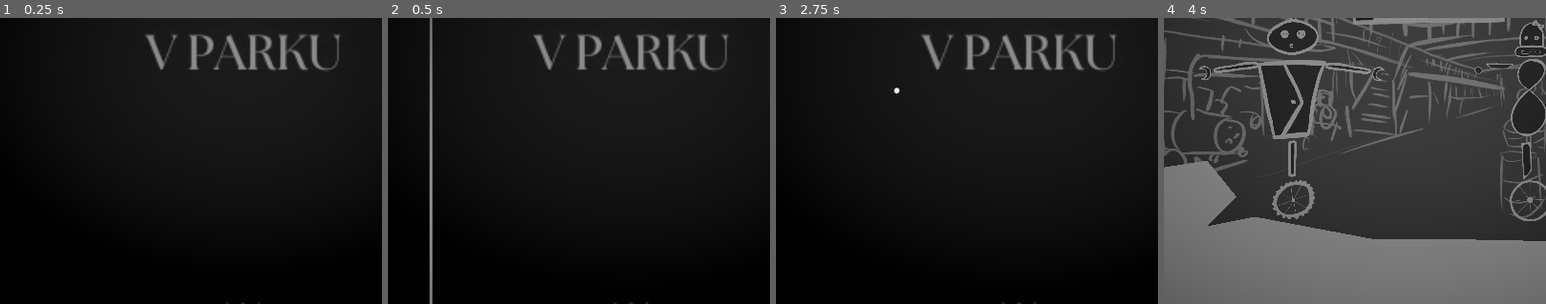
Above: before the commit, frames 1-4 (left to right).
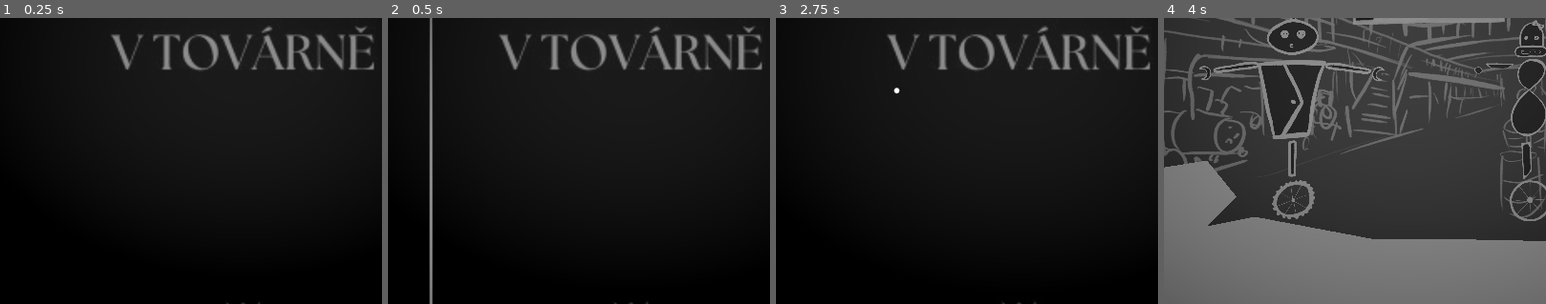
Above: after the commit, the same moments.

Repository: tombuben/KrehkeRobotickeSpoje
Game: Godot game, scene res://level_3.tscn
The game is run twice, just before and just after one commit, with the same random seed, the same clock (stepped at 60 frames per second) and the same inputs. This scene is started directly instead of the project's main scene. Video files are missing from this copy of the repository; at most half a second of black plays in their place.
Inputs (mouse positions are % of the whole screen's width and height, from its top left):
- Up to frame 1 (0.25 s): no input
- Up to frame 2 (0.5 s): no input
- Up to frame 3 (2.75 s): move the mouse to (72, 45) at 0.52 s; hold D (Player1Right) 0.53-1.28 s; tap K (Player2Down) at 0.6 s; move the mouse to (30, 55) at 1.27 s; hold S (Player1Down) 1.28-2.03 s; tap J (Player2Left) at 1.35 s; move the mouse to (60, 28) at 2.02 s; hold D (Player1Right) from 2.03 s (still down); tap L (Player2Right) at 2.1 s
- Up to frame 4 (4 s): move the mouse to (45, 70) at 2.77 s; release D (Player1Right) at 2.78 s; hold W (Player1Up) 2.78-3.53 s; tap I (Player2Up) at 2.85 s; move the mouse to (80, 65) at 3.52 s; hold A (Player1Left) from 3.53 s (still down); hold C (SwitchCamera) from 3.53 s (still down)
The pictures show only the part of the screen within x 18-68%, y 42-92%; the shares and areas given below are measured in that part.

The runs differ from the first frame. In frame 1, 4.2% of the frame differs, in the area x 29-98%, y 2-19%; in frame 2, 4.2%; in frame 3, 4.2%; in frame 4, nothing differs.

Commit message:
pridano intro do levelu 3

Diff:
--- a/level_3.tscn
+++ b/level_3.tscn
@@ -15,7 +15,6 @@
 [ext_resource type="AudioStream" uid="uid://b4byxkqdtauj8" path="res://audio/chrocht.ogg" id="10_7cydc"]
 [ext_resource type="Script" path="res://CameraSwitcher.gd" id="10_momg8"]
 [ext_resource type="Script" path="res://StoryboardPlayer.gd" id="11_4s1fs"]
-[ext_resource type="Texture2D" uid="uid://bmkvdjqy6w6c5" path="res://art/storyboard/park/park_uvod.jpg" id="12_l4ceb"]
 [ext_resource type="Texture2D" uid="uid://b2sjmhwbkatxu" path="res://art/carry_stuff/krabice_rozbalena.png" id="12_lv37r"]
 [ext_resource type="Texture2D" uid="uid://c0fuai8ej7745" path="res://art/storyboard/park/park_intro_1.jpg" id="13_s1v1l"]
 [ext_resource type="Script" path="res://storyboard.gd" id="14_4r3rw"]
@@ -25,11 +24,14 @@
 [ext_resource type="Texture2D" uid="uid://b48vvymwnywke" path="res://art/dite/ditekolo.png" id="16_g05kt"]
 [ext_resource type="Texture2D" uid="uid://bopokpmxfmo11" path="res://art/ona/onapacka.png" id="17_dcnny"]
 [ext_resource type="Texture2D" uid="uid://cthr2qd7e12vc" path="res://art/ona/onatelo.png" id="18_sni5s"]
+[ext_resource type="Texture2D" uid="uid://cjonqwu4pp56p" path="res://art/storyboard/tovarna/tovarna_uvod.jpg" id="19_fv8cg"]
 [ext_resource type="Texture2D" uid="uid://bqe6mocn50xv8" path="res://art/storyboard/game_over.png" id="19_j7lwc"]
 [ext_resource type="Texture2D" uid="uid://ceptg82arg2hg" path="res://art/ona/onahlava.png" id="19_rapbs"]
 [ext_resource type="Texture2D" uid="uid://c0lwgq4gj68is" path="res://art/ona/onanoha.png" id="20_lyubu"]
+[ext_resource type="Texture2D" uid="uid://b18detd614io1" path="res://art/storyboard/tovarna/tovarna_intro_1.jpg" id="21_frkkm"]
 [ext_resource type="Texture2D" uid="uid://p1sbcuoqfn75" path="res://art/ona/onakolo.png" id="21_srbad"]
 [ext_resource type="Texture2D" uid="uid://crofsfjf38tq4" path="res://art/sisoun/sisoun-postava.png" id="22_mdn6t"]
+[ext_resource type="Texture2D" uid="uid://cx7n7hgudj2pw" path="res://art/storyboard/tovarna/tovarna_intro_2.jpg" id="22_oc3lh"]
 [ext_resource type="Texture2D" uid="uid://clh7501p8cbld" path="res://art/sisoun/sisoun-telo.png" id="23_h3o8g"]
 [ext_resource type="Texture2D" uid="uid://70hm3vid177x" path="res://art/sisoun/sisoun-hlava.png" id="24_e0c0j"]
 [ext_resource type="Texture2D" uid="uid://bbj7mtygx3blu" path="res://art/sisoun/sisoun-ruka.png" id="25_ycosf"]
@@ -201,15 +203,14 @@
 script = ExtResource("10_momg8")
 gameplayCamera = NodePath("../CameraCenterer/CharactersCamera")
 
-[node name="StoryboardPlayer" type="Camera2D" parent="CameraSwitcher" node_paths=PackedStringArray("gameTitle", "gameStart", "gameEnd", "gameOver")]
+[node name="StoryboardPlayer" type="Camera2D" parent="CameraSwitcher" node_paths=PackedStringArray("gameTitle", "gameStart", "gameOver")]
 position = Vector2(-998, -1504)
 zoom = Vector2(1.75, 1.75)
 position_smoothing_enabled = true
 position_smoothing_speed = 10.0
 script = ExtResource("11_4s1fs")
 gameTitle = NodePath("../../Storyboard/TovarnaUvod")
-gameStart = [NodePath("../../Storyboard/BojODite1/TovarnaBoj1"), NodePath("../../Storyboard/BojODite2/TovarnaBoj2"), NodePath("../../Storyboard/BojODite3/TovarnaBoj3"), NodePath("../../Storyboard/BojODite4/TovarnaBoj4"), NodePath("../../Storyboard/BojODite5/TovarnaBoj5"), NodePath("../../Storyboard/BojODite6/TovarnaBoj6")]
-gameEnd = [null, null, null]
+gameStart = [NodePath("../../Storyboard/TovarnaIntro1"), NodePath("../../Storyboard/TovarnaIntro2")]
 gameOver = NodePath("../../Storyboard/GameOver")
 
 [node name="Storyboard" type="Node2D" parent="."]
@@ -229,12 +230,24 @@
 
 [node name="TovarnaUvod" type="Sprite2D" parent="Storyboard"]
 position = Vector2(-3700, -5000)
-texture = ExtResource("12_l4ceb")
+texture = ExtResource("19_fv8cg")
 script = ExtResource("14_4r3rw")
 displayTime = 3.0
 
+[node name="TovarnaIntro1" type="Sprite2D" parent="Storyboard"]
+position = Vector2(-3714, -4550)
+texture = ExtResource("21_frkkm")
+script = ExtResource("14_4r3rw")
+displayTime = 4.0
+
+[node name="TovarnaIntro2" type="Sprite2D" parent="Storyboard"]
+position = Vector2(-3726, -4130)
+texture = ExtResource("22_oc3lh")
+script = ExtResource("14_4r3rw")
+displayTime = 3.0
+
 [node name="BojODite1" type="Node2D" parent="Storyboard"]
-position = Vector2(-9, 1430)
+position = Vector2(-22, 3182)
 
 [node name="TovarnaBoj1" type="Sprite2D" parent="Storyboard/BojODite1"]
 position = Vector2(-3700, -4616)
@@ -372,7 +385,7 @@
 texture = ExtResource("28_0j2bt")
 
 [node name="BojODite2" type="Node2D" parent="Storyboard"]
-position = Vector2(-9, 1430)
+position = Vector2(-22, 3182)
 
 [node name="TovarnaBoj2" type="Sprite2D" parent="Storyboard/BojODite2"]
 position = Vector2(-3700, -4226)
@@ -509,7 +522,7 @@
 texture = ExtResource("28_0j2bt")
 
 [node name="BojODite3" type="Node2D" parent="Storyboard"]
-position = Vector2(-9, 1430)
+position = Vector2(-22, 3182)
 scale = Vector2(0.988375, 0.896271)
 
 [node name="TovarnaBoj3" type="Sprite2D" parent="Storyboard/BojODite3"]
@@ -646,7 +659,7 @@
 texture = ExtResource("28_0j2bt")
 
 [node name="BojODite4" type="Node2D" parent="Storyboard"]
-position = Vector2(-29, 1769)
+position = Vector2(-42, 3521)
 scale = Vector2(0.988375, 0.896271)
 
 [node name="TovarnaBoj4" type="Sprite2D" parent="Storyboard/BojODite4"]
@@ -736,7 +749,7 @@
 polygon = PackedVector2Array(-3385.36, -4153.88, -3720.25, -4156.11, -3720.25, -4142.72, -3764.77, -4140.49, -3765.78,  …(208 unchanged characters)…
 
 [node name="BojODite5" type="Node2D" parent="Storyboard"]
-position = Vector2(-42, 2278)
+position = Vector2(-55, 4030)
 scale = Vector2(0.988375, 0.896271)
 
 [node name="TovarnaBoj5" type="Sprite2D" parent="Storyboard/BojODite5"]
@@ -826,7 +839,7 @@
 polygon = PackedVector2Array(-3385.36, -4153.88, -3720.25, -4156.11, -3720.25, -4142.72, -3764.77, -4140.49, -3765.78,  …(208 unchanged characters)…
 
 [node name="BojODite6" type="Node2D" parent="Storyboard"]
-position = Vector2(-130, 2817)
+position = Vector2(-143, 4569)
 scale = Vector2(0.988375, 0.896271)
 
 [node name="TovarnaBoj6" type="Sprite2D" parent="Storyboard/BojODite6"]
Binary file added: art/storyboard/tovarna/tovarna_intro_1.jpg
Not shown, added: art/storyboard/tovarna/tovarna_intro_1.jpg.import
Binary file added: art/storyboard/tovarna/tovarna_intro_2.jpg
Not shown, added: art/storyboard/tovarna/tovarna_intro_2.jpg.import
Binary file added: art/storyboard/tovarna/tovarna_uvod.jpg
Not shown, added: art/storyboard/tovarna/tovarna_uvod.jpg.import
Not shown: 1 places in level_3.tscn that only renumber resources
